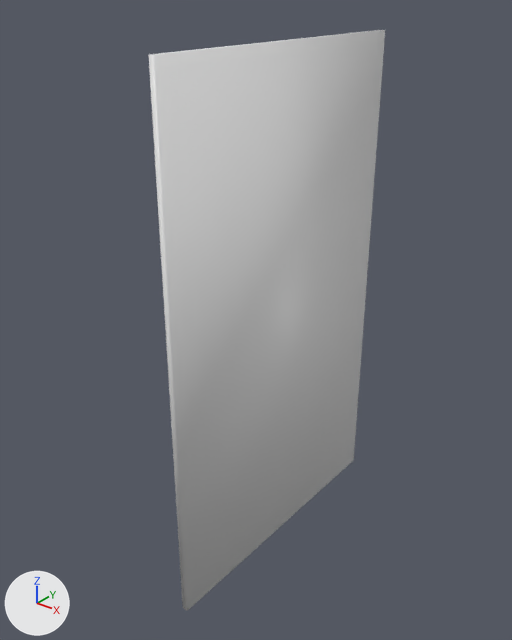
A saved change to the FBX model Assets/_MyAssets/Meshes/RefridgeratorDoor.fbx.
Both versions are drawn from a camera (50 mm lens) standing at (0.31, 0.688, 2.255) and looking at (-0.654, 1.893, 1.508). Arrows for +X, +Y and +Z are at lower left; the lights stay in place. Materials are left out; every surface is plain grey. Where no turn or scale is listed for an object, it has been applied to the vertices.

The first picture shows 'RefridgeDoor'.
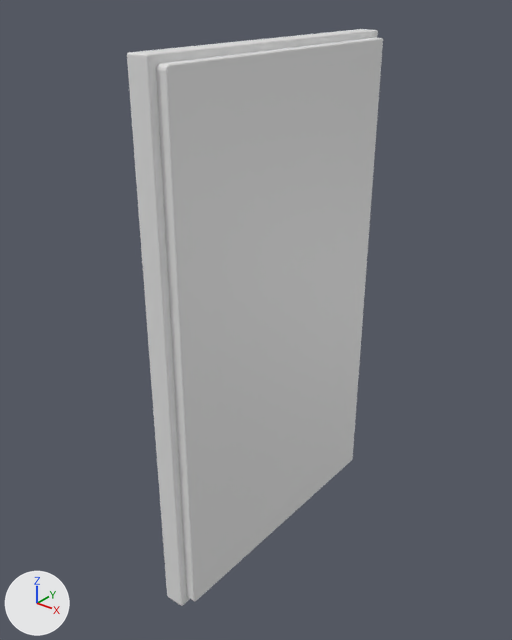
What changed in the scene script:
```text
Change me_mesh_007:
    used by ob_refridgedoor; location = (-0.603, 2.3, 0.885)
    remove me_mesh_007.from_pydata(...)  # 8 vertices, 7 faces; spans x 0.0..0.015, y -0.755..0.0, z 0.0..1.254
    add me_mesh_007.from_pydata(...)  # 296 vertices, 293 faces; spans x -0.052..0.026, y -0.741..0.014, z -0.017..1.237
    me_mesh_007 part 1: a new loose piece of 128 vertices spanning x -0.003..0.026, y -0.724..-0.003, z -0.002..1.221
    me_mesh_007 part 2
    7 vertices are removed from x 0.0..0.015, y -0.755..0.0, z 0.0..1.254
    7 faces are deleted
    111 vertices are added at x -0.052..0.0, y -0.741..0.014, z -0.017..1.237
    24 new vertices lie (0.044, 0.0, 0.0) away from vertices in x -0.048, y -0.741..0.014, z -0.017..1.237
    8 new vertices lie (0.0, 0.0, 0.013) away from vertices in x -0.052..-0.002, y -0.74..0.013, z -0.013
    9 new vertices lie (0.0, 0.0, 1.215) away from vertices in x -0.052..0.0, y -0.74..0.013, z 0.0
    9 new vertices lie (0.0, 0.0, 0.018) away from vertices in x -0.052..0.0, y -0.74..0.013, z 1.215
    6 new vertices lie (0.0, 0.015, 0.0) away from vertices in x -0.05..0.0, y -0.737, z -0.013..1.236
    170 new faces join them
    me_mesh_007 part 3: the surface is now shaded flat
Change ob_refridgedoor:
    ob_refridgedoor.location: (-0.603, 2.3, 0.885) -> (-0.606, 2.287, 0.902)
```

Where the change shows, as pixel boxes (x1, y1, x2, y2) in the pictures (512 x 640 px):
'RefridgeDoor', reshaped, moved (8% wider)
    before: (148, 30, 385, 611)
    after: (127, 29, 383, 606)
part 1 of me_mesh_007, added
    after: (156, 38, 383, 602)
part 2 of me_mesh_007, built on
    before: (148, 30, 385, 611)
    after: (127, 29, 378, 606)
